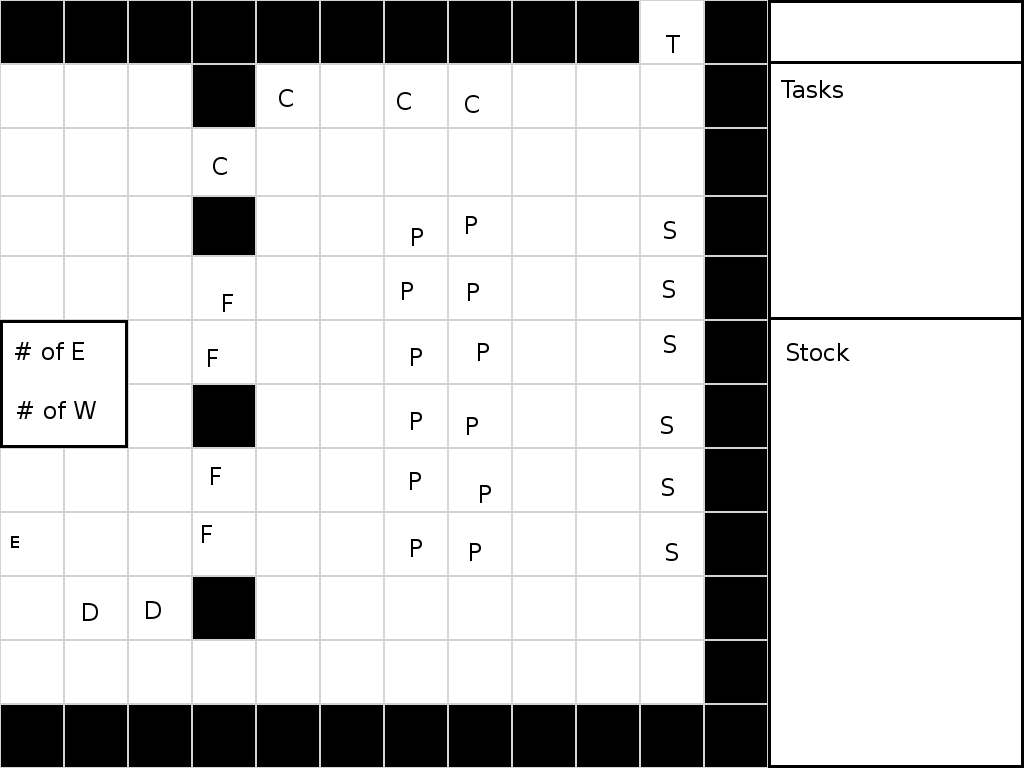
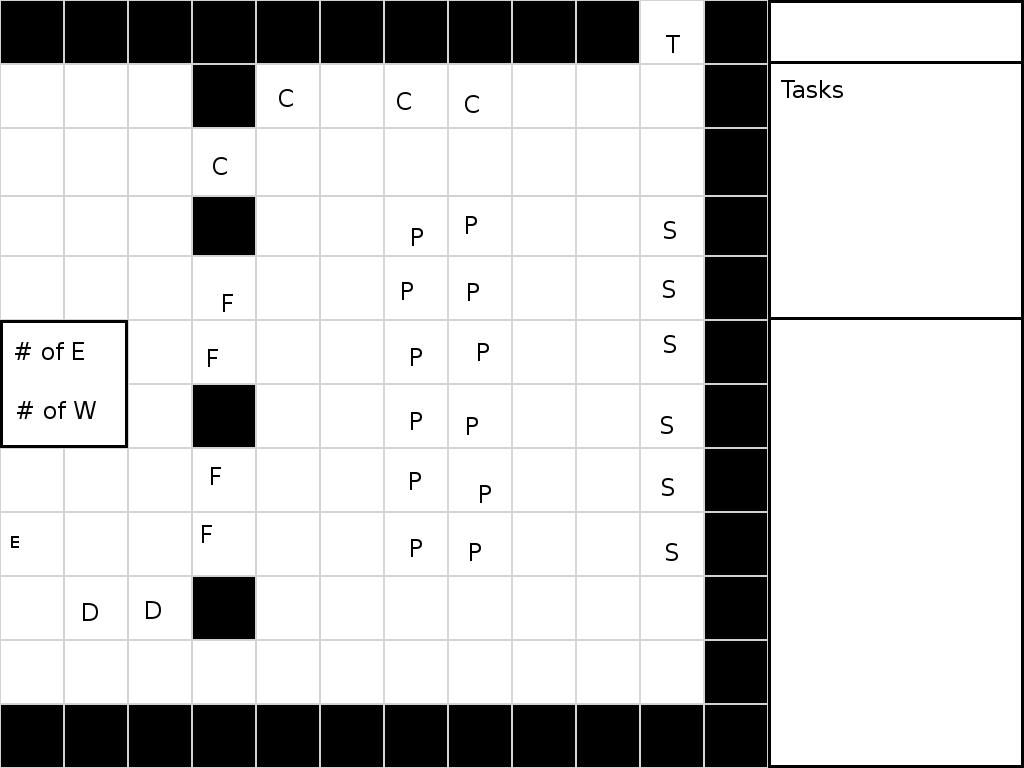
Layers edited between the first and the second 1024 × 768 image:
hid "Stock" over (787, 343, 850, 361)
